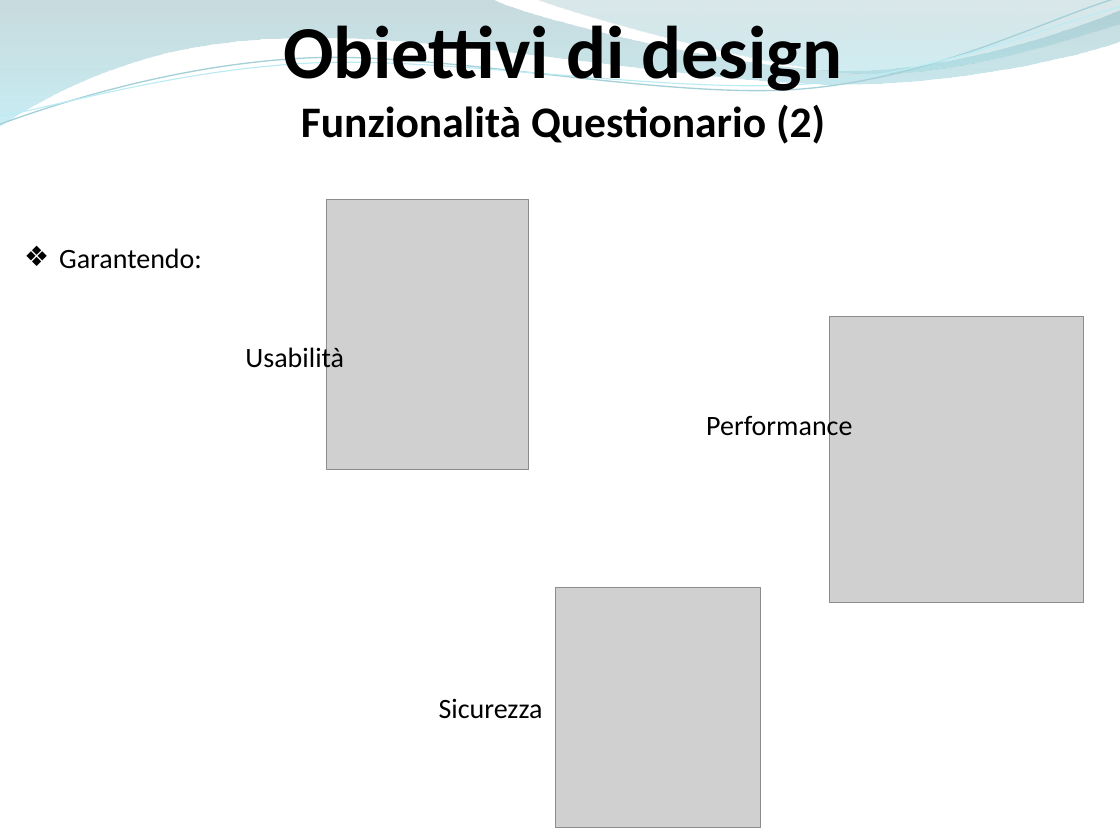
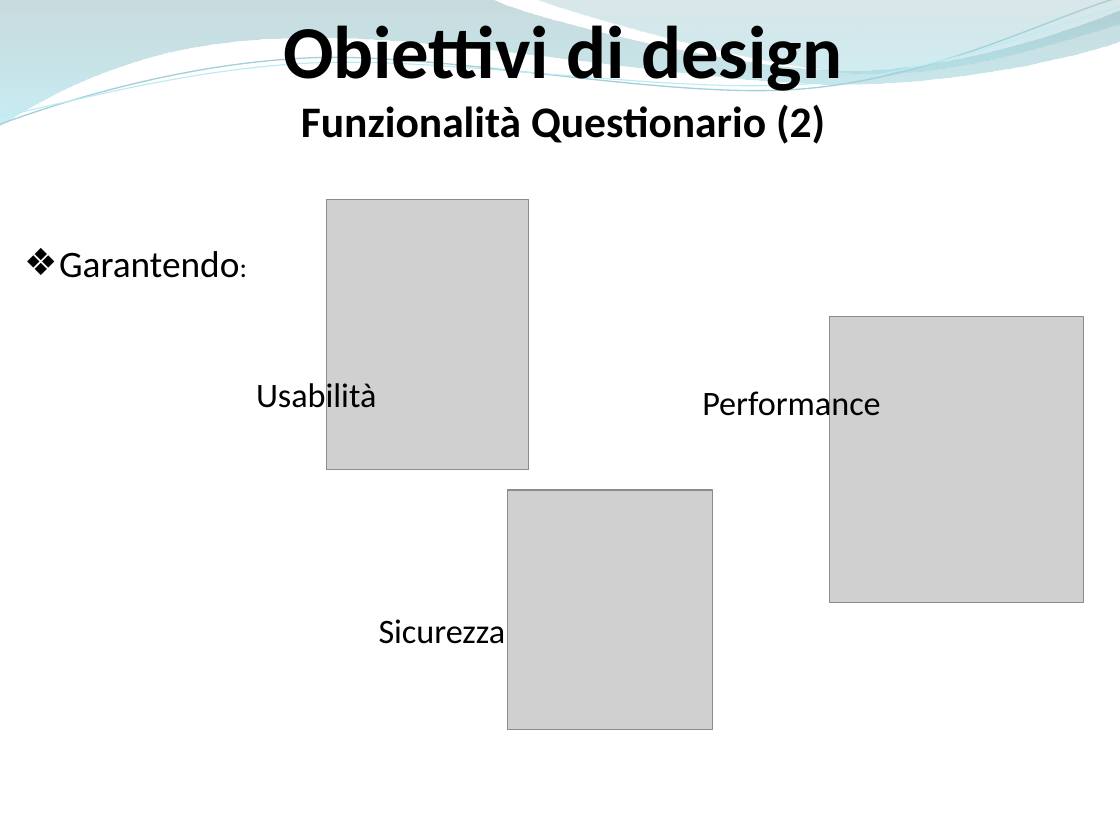
Before and after one commit to ammirate/at-silo, a slide deck: slide 16 of Presentazione/Atsilo3/Atsilo_H_PresentazioneFinale.pptx (slide 17 before the commit). Drawn at 1120x840 pixels with LibreOffice and Linux fonts; fonts in the diff are those of the drawing; grey boxes stand for pictures. Boxes give left, top, right and bottom in pixels: in the first picture for what was removed or moved away, otherwise in the second. Text is boxed around its words. In the diff, an @@ line names an element or a change of style, - is before the commit and + after.

```diff
--- a/Presentazione/Atsilo3/Atsilo_H_PresentazioneFinale.pptx
+++ b/Presentazione/Atsilo3/Atsilo_H_PresentazioneFinale.pptx
@@ text "Garantendo:" at [59, 251, 239, 278]: size 18 to 24 pt @@
@@ text "Usabilità": place and size @@
-text "Usabilità" at [245, 344, 344, 374]
+text "Usabilità" at [256, 379, 376, 416]
@@ text "Performance": place and size @@
-text "Performance" at [706, 412, 852, 442]
+text "Performance" at [702, 387, 880, 424]
@@ picture: place and size @@
-picture at [556, 588, 760, 828]
+picture at [507, 491, 712, 730]
@@ size 18 to 22 pt in 3 elements at [702, 387, 880, 424], [256, 379, 376, 416], [379, 619, 506, 644] @@
@@ text "Sicurezza": place and size @@
-text "Sicurezza" at [439, 698, 543, 719]
+text "Sicurezza" at [379, 619, 506, 644]
```
Also in this commit, not shown: 27 other slides changed, 1 slide added, 1 slide removed, 4 other files.
